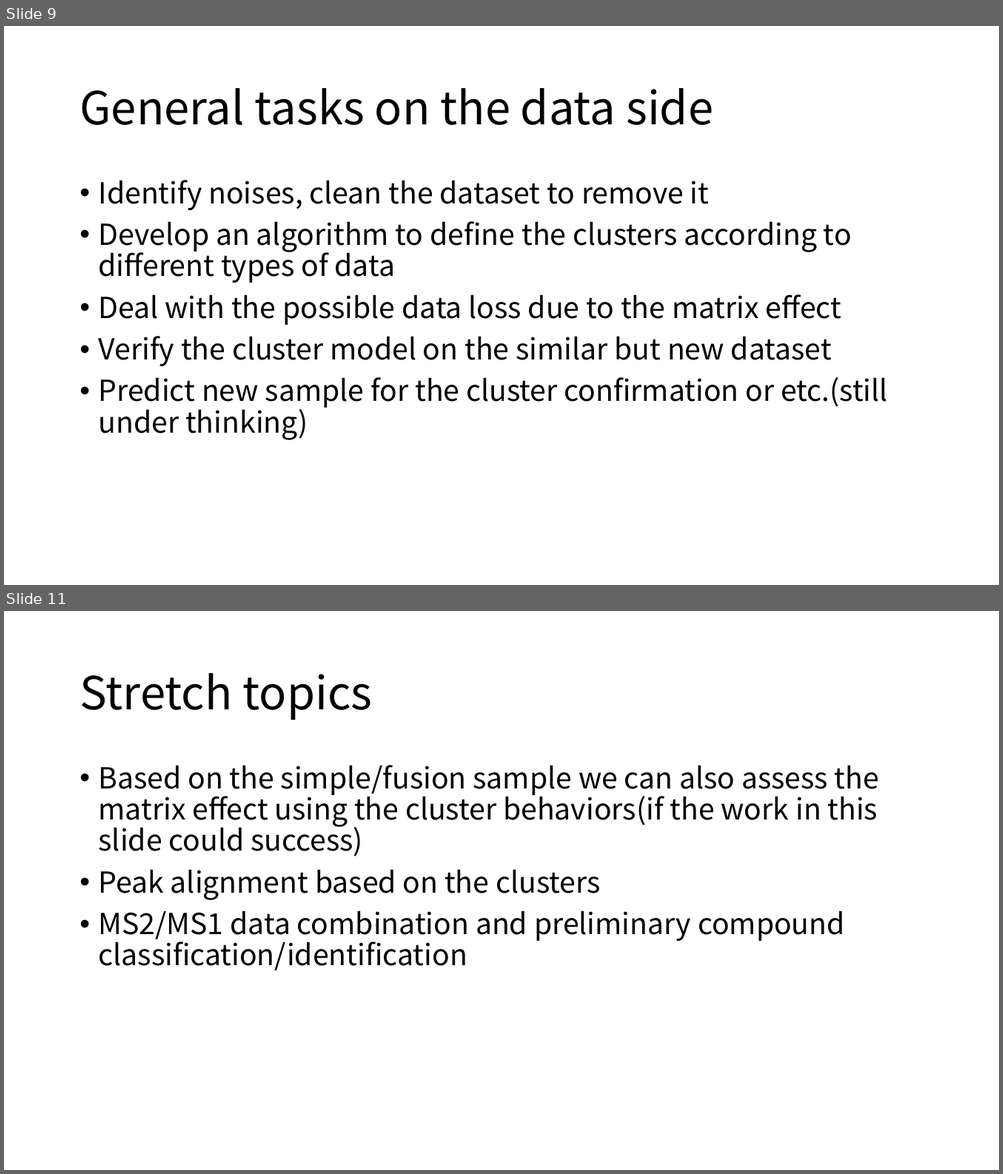
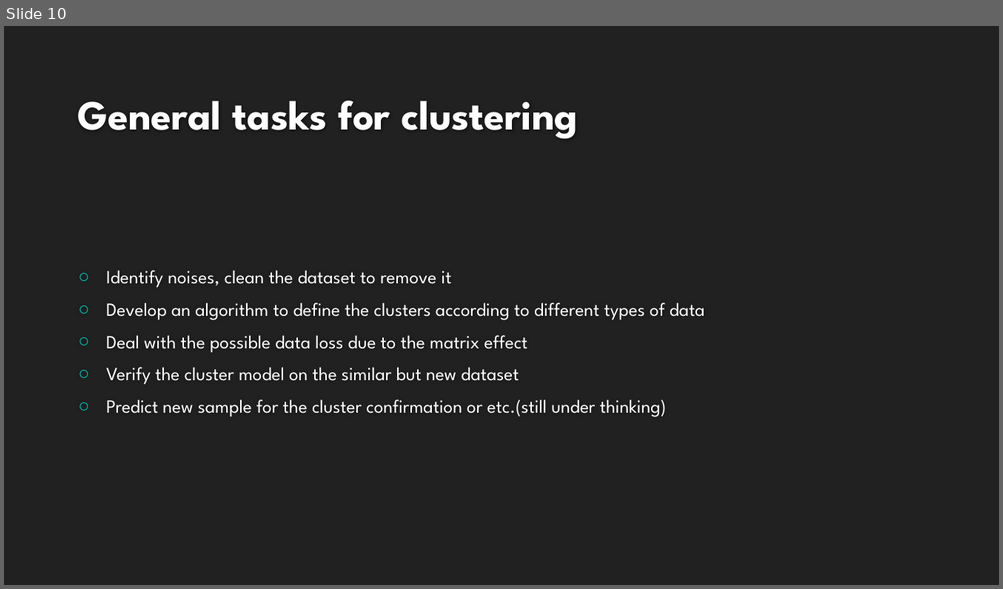
Before and after one commit to XiminHu/mass-suite, a slide deck: doc/20200327 Capstone HRMS.pptx. Shown one above the other, each under a label of ours: slides 9 and 11 before the commit, slide 10 after it; the slides between them are not shown. The pictures are 1003x1174 and 1003x589 pixels, drawn with LibreOffice and Linux fonts; fonts in the diff are those of the drawing; background and template pictures are left out. Boxes give left, top, right and bottom in pixels: in the first picture for what was removed or moved away, otherwise in the second. Text is boxed around its words. In the diff, an @@ line names an element or a change of style, - is before the commit and + after.

```diff
--- a/doc/20200327 Capstone HRMS.pptx
+++ b/doc/20200327 Capstone HRMS.pptx
@@ slide 11 removed at [4,611,999,1170], background #FFFFFF @@
@@ title removed at [79,673,372,720] @@
-Stretch topics
@@ text removed at [99,765,879,971] @@
-• Based on the simple/fusion sample we can also assess the matrix effect using the cluster behaviors(if the work in this slide could success)
-• Peak alignment based on the clusters
-• MS2/MS1 data combination and preliminary compound classification/identification
@@ what was slide 9 is now slide 10 @@
@@ slide 10 changed as well @@
@@ background #FFFFFF to #212121 @@
@@ title "General tasks for clustering" at [77,101,578,139]: vertical alignment middle to bottom @@
@@ title at [77,101,578,139]: text changed; size 44 to 40 pt; font Noto Sans CJK SC to League Spartan; text colour #000000 to #FEFEFE; bold on @@
-General tasks on the data side
+General tasks for clustering
@@ text "Identify noises, clean the dataset ...": place and size @@
-text "Identify noises, clean the dataset ..." at [99,180,888,440]
+text "Identify noises, clean the dataset ..." at [106,270,705,417]
@@ text "Identify noises, clean the dataset ..." at [106,270,705,417]: size 28 to 18 pt, font Noto Sans CJK SC to League Spartan, text colour #000000 to #FFFFFF; bullet • to ○; line spacing 0.9 to 1; vertical alignment top to middle @@
```
Also in this commit, not shown: 7 other slides changed, 4 slides added, 2 other slides removed, 1 other file.
